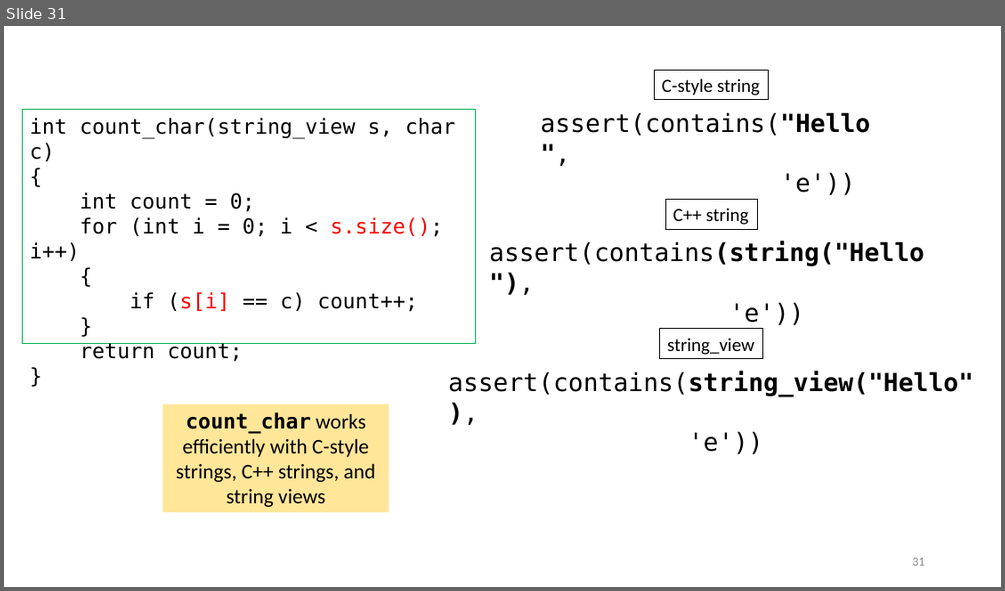
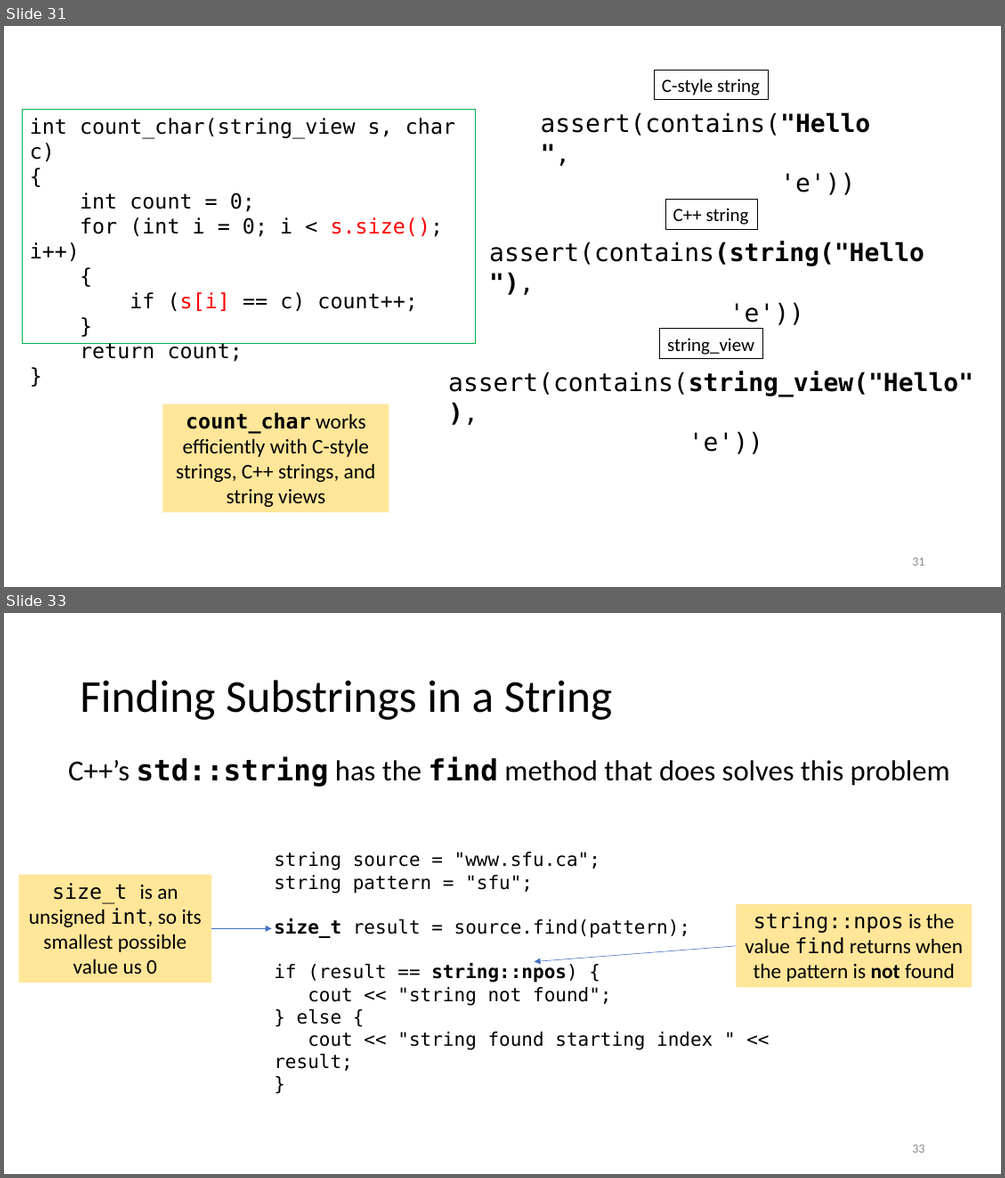
Before and after one commit to tjd1234/cmpt225summer2023, a slide deck: lecture_notes/week12/week12_strings.pptx. Shown one above the other, each under a label of ours: slide 31 before the commit, slides 31 and 33 after it; the slides between them are not shown. The pictures are 1005x591 and 1005x1178 pixels, drawn with LibreOffice and Linux fonts; fonts in the diff are those of the drawing. Boxes give left, top, right and bottom in pixels: in the first picture for what was removed or moved away, otherwise in the second. Text is boxed around its words. In the diff, an @@ line names an element or a change of style, - is before the commit and + after.

```diff
--- a/lecture_notes/week12/week12_strings.pptx
+++ b/lecture_notes/week12/week12_strings.pptx
@@ slide 33 added at box(4, 613, 1001, 1174), background #FFFFFF @@
@@ title added at box(80, 680, 612, 720), 44 pt, text #000000 @@
+Finding Substrings in a String
@@ text added at box(68, 756, 950, 787), 28 pt, text #000000 @@
+C++’s std::string has the find method that does solves this problem
@@ text added at box(274, 852, 712, 1070), 18 pt, text #000000 @@
+string source = "www.sfu.ca";
+string pattern = "sfu";
+size_t result = source.find(pattern);
+if (result == string::npos) {
+cout << "string not found";
+} else {
+cout << "string found starting index " << result;
+}
@@ rectangle added at box(19, 874, 212, 982), fill #FFE699, 20 pt, text #000000 @@
+size_t is an unsigned int, so its smallest possible value us 0
@@ rectangle added at box(736, 905, 971, 988), fill #FFE699, 20 pt, text #000000 @@
+string::npos is the value find returns when the pattern is not found
@@ arrow added from (212, 929) to (272, 929), #4472C4 0.5 pt @@
@@ arrow added from (736, 946) to (534, 962), #4472C4 0.5 pt @@
@@ page number added at box(912, 1144, 924, 1152), 12 pt, text #8C8C8C @@
+33
```
Also in this commit, not shown: 2 slides changed, 19 other slides added.
